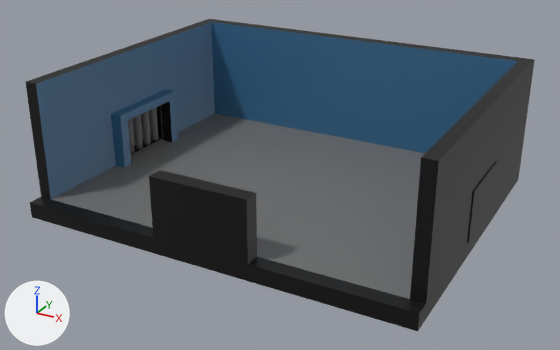
The Blender file Assets/Entorno/Escenarios/Escenarios_dos_puertas/Escenario_3.0_nivel_1.blend, before and after one commit.
Both versions are drawn from a 50 mm lens placed at (42.7, -78.6, 41.7), pointed at (0.1, -1.2, 3.0). The axes (+X, +Y, +Z) are drawn at lower left. The lights are the same throughout.

The first picture shows 'barrotes_puerta.002', 'barrotes_puerta.003', 'sala'.
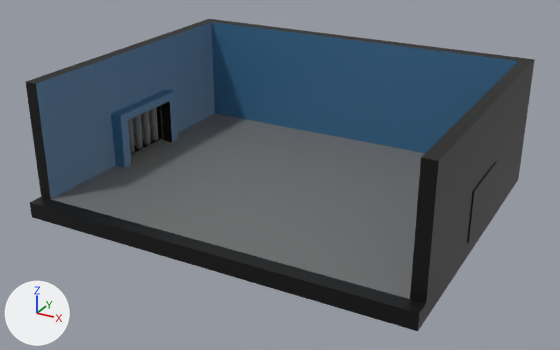
What differs and where, as boxes (x1, y1, x2, y2) in the pictures (560 x 350 px):
part 1 of me_cube, cut back
    before: (149, 170, 257, 265)
    after: (154, 231, 257, 265)

Edits to the bpy script that builds the scene:
```text
Change me_cube:
    used by ob_sala; location = (0.0, 1.0, 0.0); scale = (24.6, 20.0, 1.0)
    remove me_cube.from_pydata(...)  # 276 vertices, 278 faces; spans x -1.0..1.0, y -1.0..1.0, z -1.0..15.6
    add me_cube.from_pydata(...)  # 260 vertices, 260 faces; spans x -1.0..1.0, y -1.0..1.0, z -1.0..15.6
    me_cube part 1
    16 vertices are removed from x -0.2..0.2, y -1.0..-0.9, z 7.3..8.4
    19 faces are deleted
    1 new face joins them, mat_negro (black #000000)
    add me_cube.materials.append(mat_negro)  # black #000000
```
